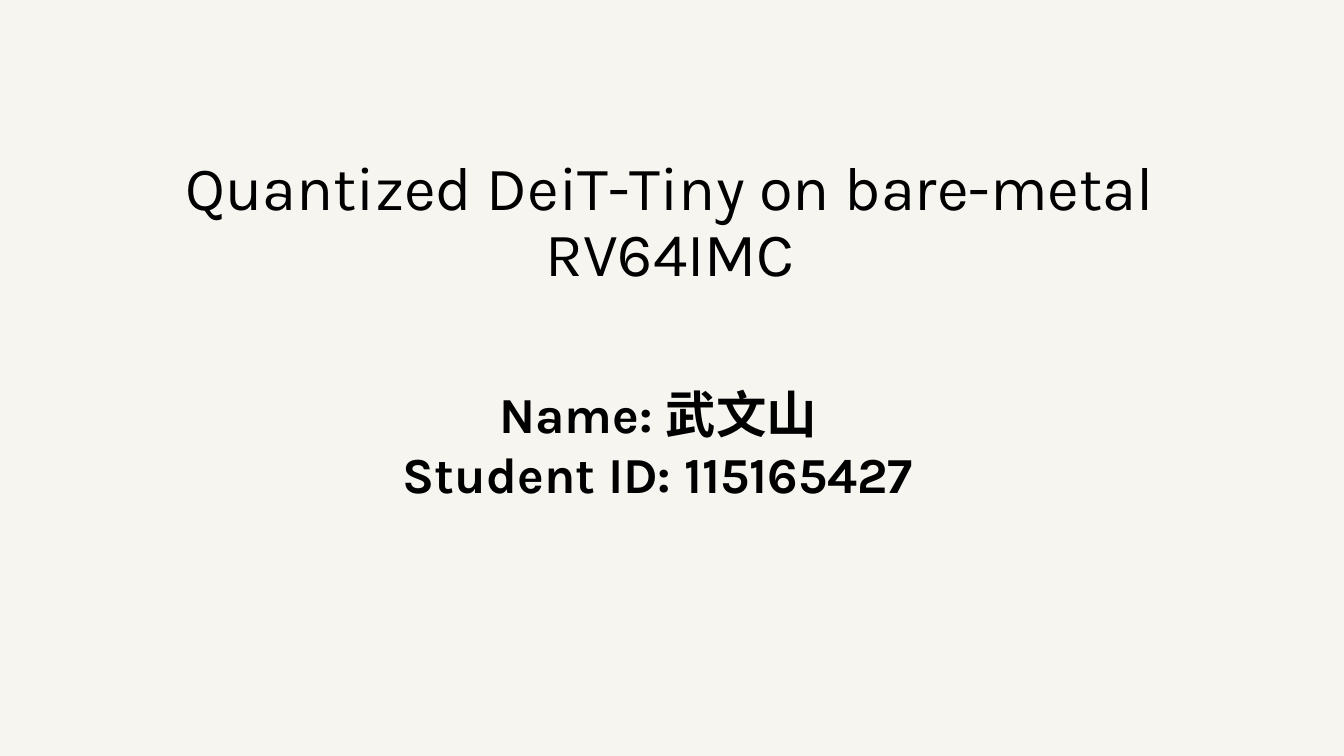
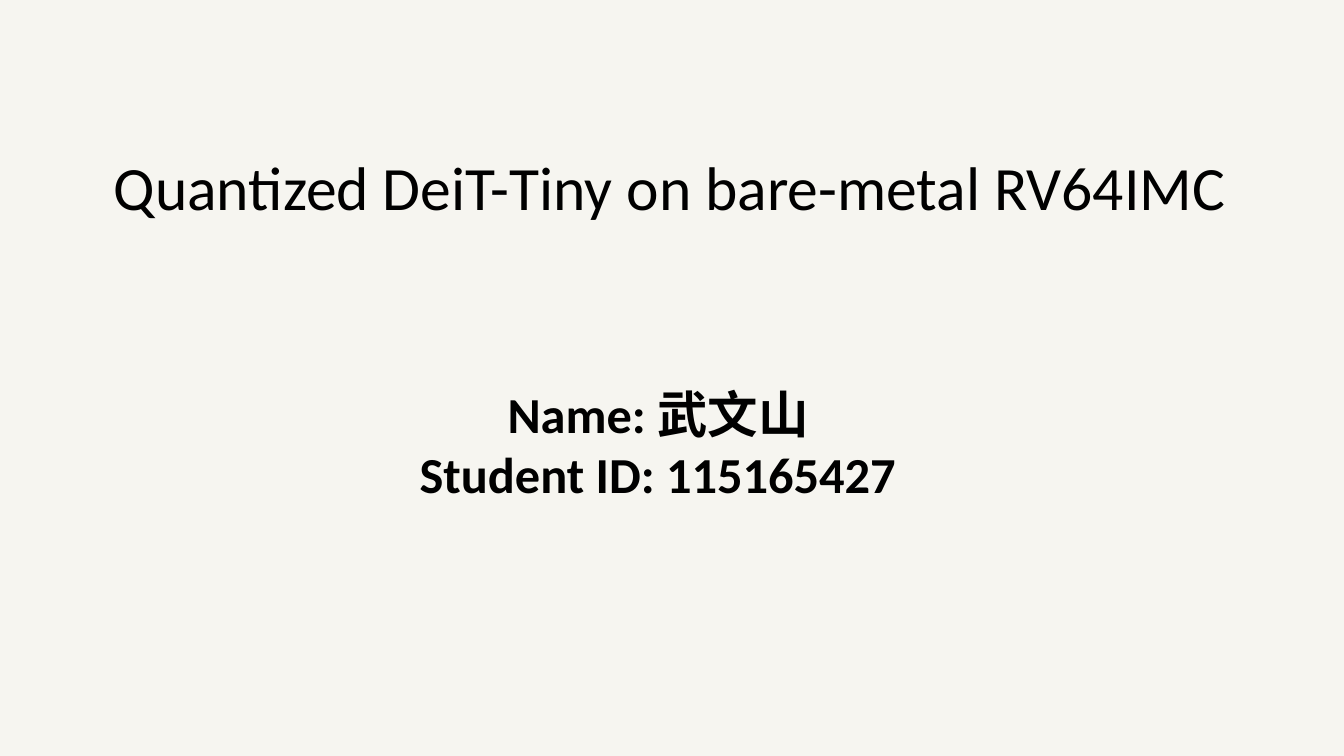
Before and after one commit to hubertvx/RV64imc, a slide deck: slide 1 of docs/115165427_武文山.pptx. Drawn at 1344x756 pixels with LibreOffice and Linux fonts; fonts in the diff are those of the drawing. Boxes give left, top, right and bottom in pixels: in the first picture for what was removed or moved away, otherwise in the second. Text is boxed around its words. In the diff, an @@ line names an element or a change of style, - is before the commit and + after.

```diff
--- a/docs/115165427_武文山.pptx
+++ b/docs/115165427_武文山.pptx
@@ text "Quantized DeiT-Tiny on bare-metal RV64IMC" at (114,167,1225,220): font Karla to Calibri @@
@@ text "Name: 武文山" at (420,390,896,494): font Karla to Calibri @@
```
Also in this commit, not shown: 3 other slides changed, 4 slides added, 5 slides removed.
